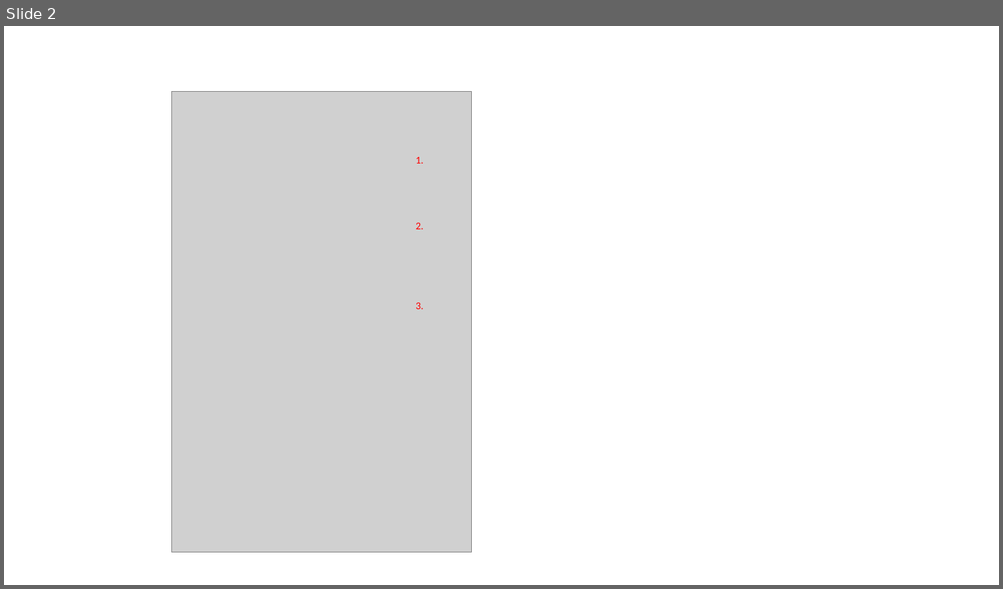
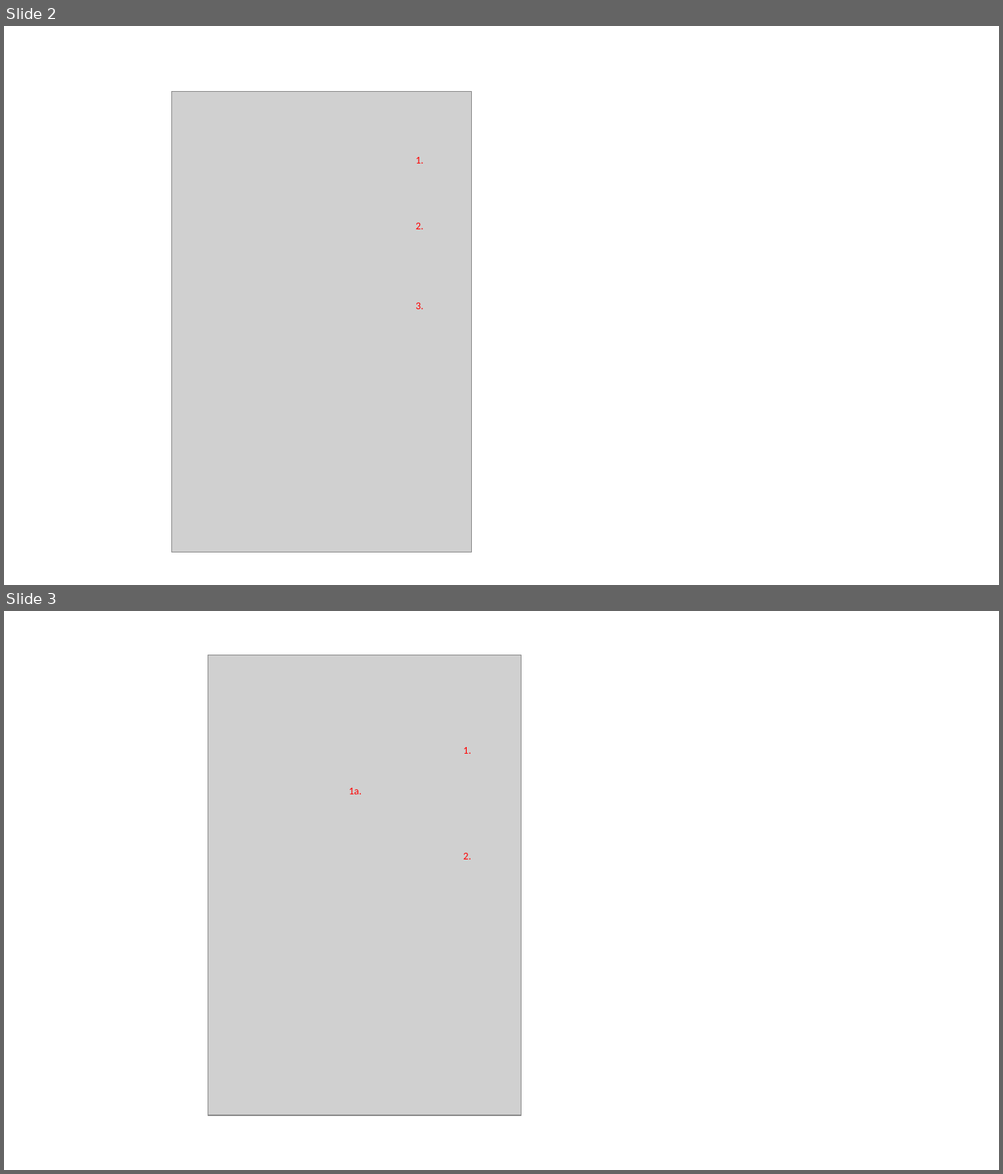
Before and after one commit to APEbbers/TitleBlock-WB, a slide deck: Temp/Scheme and pictures.pptx. Shown one above the other, each under a label of ours: slide 2 before the commit, slides 2 and 3 after it. The pictures are 1003x589 and 1003x1174 pixels, drawn with LibreOffice and Linux fonts; fonts in the diff are those of the drawing; grey boxes stand for pictures. Boxes give left, top, right and bottom in pixels: in the first picture for what was removed or moved away, otherwise in the second. Text is boxed around its words. In the diff, an @@ line names an element or a change of style, - is before the commit and + after.

```diff
--- a/Temp/Scheme and pictures.pptx
+++ b/Temp/Scheme and pictures.pptx
@@ slide 3 added at <box>4,611,999,1170</box>, background #FFFFFF @@
@@ picture added at <box>208,655,521,1116</box> @@
@@ text added at <box>463,747,471,754</box>, 10 pt, text #FF0000 @@
+1.
@@ text added at <box>349,788,361,795</box>, 10 pt, text #FF0000 @@
+1a.
@@ text added at <box>463,853,471,860</box>, 10 pt, text #FF0000 @@
+2.
```
Also in this commit, not shown: 4 other slides added, 2 other files.
